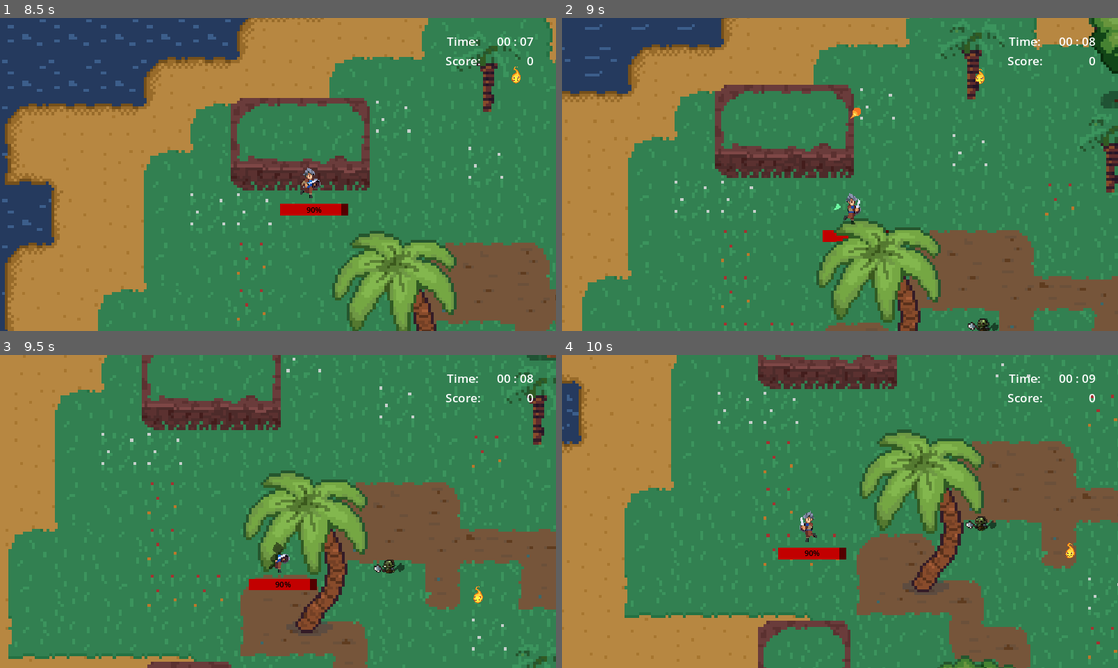
Above: before the commit, frames 1-4 (two rows, left to right).
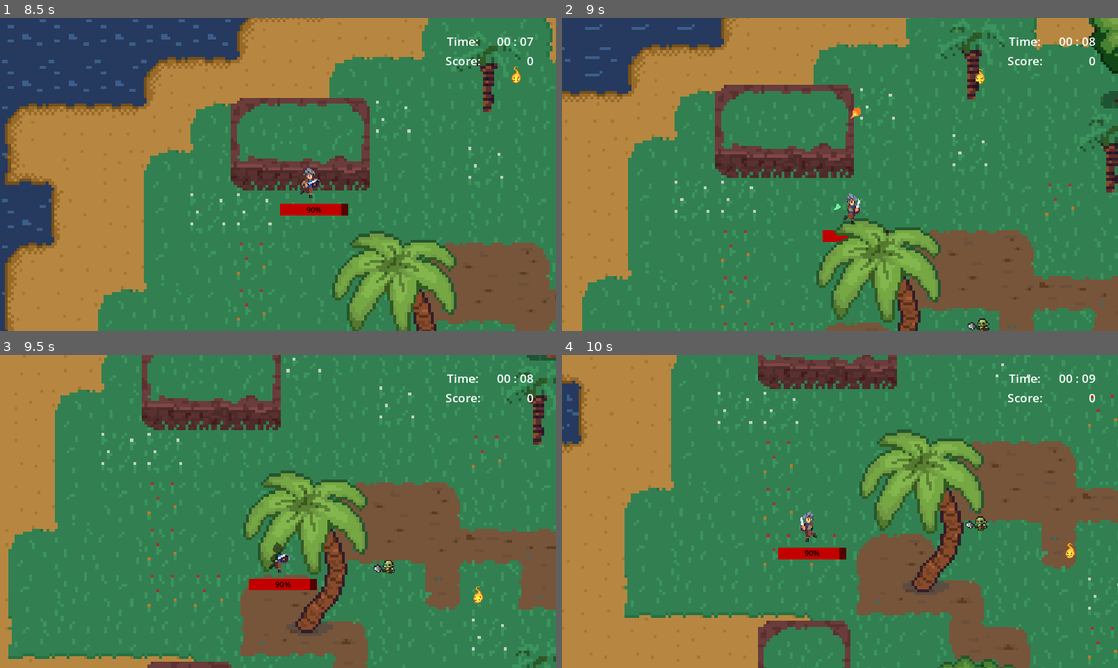
Above: after the commit, the same moments.

Repository: Maibo1608/Interaktive-Systeme
Game: Godot game, scene res://Scenes/main_menu.tscn
Two runs of this game, one before a commit and one after it. Both use one fixed random seed, a clock stepped at 60 frames per second and the inputs below.
Inputs:
- Up to frame 1 (8.5 s): click "Start" at 0.5 s; hold D (right) 1.28-2.03 s; tap Space (attack) every 0.75 s from 1.35 to 8.1 s; hold S (down) 2.03-2.78 s; hold D (right) 2.78-3.53 s; hold W (up) 3.53-4.28 s; hold A (left) 4.28-5.78 s; hold S (down) 5.78-6.53 s; hold D (right) 6.53-7.28 s; hold W (up) 7.28-8.03 s; hold D (right) from 8.03 s (still down)
- Up to frame 2 (9 s): release D (right) at 8.78 s; hold S (down) from 8.78 s (still down); tap Space (attack) at 8.85 s
- Up to frame 3 (9.5 s): keep holding S (down)
- Up to frame 4 (10 s): release S (down) at 9.53 s; hold A (left) from 9.53 s (still down); tap Space (attack) at 9.6 s

Frame 1 is identical in both runs. In frame 2, less than 0.1% of the frame differs, in the area x 74-79%, y 16-100%; in frame 3, less than 0.1%, in the area x 69-73%, y 65-70%; in frame 4, less than 0.1%.

Commit message:
fixed Enemy,Flame and 16 bit Orc Silhouette

Diff:
--- a/Scenes/Enemies/Enemy_Flame.tscn
+++ b/Scenes/Enemies/Enemy_Flame.tscn
@@ -1,10 +1,11 @@
-[gd_scene load_steps=28 format=3 uid="uid://b8uuruy3hcybn"]
+[gd_scene load_steps=30 format=3 uid="uid://b8uuruy3hcybn"]
 
 [ext_resource type="Script" path="res://Scripts/enemy.gd" id="1_0vnk1"]
 [ext_resource type="Texture2D" uid="uid://esbyh0s85a3r" path="res://Textures/Fire_Spirit/Idle.png" id="2_nxpjp"]
 [ext_resource type="Texture2D" uid="uid://ck5submy20xl8" path="res://Textures/Fire_Spirit/Dead.png" id="3_7ldrh"]
 [ext_resource type="Texture2D" uid="uid://barv8ftauu8ge" path="res://Textures/Fire_Spirit/Idle_2.png" id="3_183at"]
 [ext_resource type="Texture2D" uid="uid://c054g4ngupn0y" path="res://Textures/Fire_Spirit/Hurt.png" id="4_cl8he"]
+[ext_resource type="Shader" path="res://shaders/silhouette.gdshader" id="6_7spk4"]
 
 [sub_resource type="AtlasTexture" id="AtlasTexture_v3a25"]
 atlas = ExtResource("2_nxpjp")
@@ -168,6 +169,10 @@
 "name": &"idle2",
 "speed": 10.0
 }]
+
+[sub_resource type="ShaderMaterial" id="ShaderMaterial_w7pr7"]
+shader = ExtResource("6_7spk4")
+shader_parameter/silhouette_color = Color(0, 0, 0, 0.5)
 
 [sub_resource type="CapsuleShape2D" id="CapsuleShape2D_slj47"]
 radius = 10.22
@@ -184,9 +189,17 @@
 sprite_frames = SubResource("SpriteFrames_66c60")
 animation = &"hurt"
 
+[node name="silhouette" type="AnimatedSprite2D" parent="."]
+z_index = 100
+material = SubResource("ShaderMaterial_w7pr7")
+scale = Vector2(0.7, 0.7)
+sprite_frames = SubResource("SpriteFrames_66c60")
+animation = &"hurt"
+
 [node name="Hitbox" type="CollisionShape2D" parent="."]
 position = Vector2(0, 4)
 shape = SubResource("CapsuleShape2D_slj47")
 
 [connection signal="tree_exited" from="." to="." method="_on_tree_exited"]
 [connection signal="animation_finished" from="visuals" to="." method="_on_visuals_animation_finished"]
+[connection signal="animation_finished" from="silhouette" to="." method="_on_visuals_animation_finished"]
--- a/Scenes/Enemies/Enemy_Orc_16_Bit.tscn
+++ b/Scenes/Enemies/Enemy_Orc_16_Bit.tscn
@@ -193,6 +193,8 @@
 height = 36.0
 
 [node name="Enemy_Orc_16Bit" type="RigidBody2D"]
+z_index = 1
+y_sort_enabled = true
 collision_layer = 2
 collision_mask = 0
 gravity_scale = 0.0
@@ -204,7 +206,7 @@
 animation = &"idle2"
 
 [node name="silhouette" type="AnimatedSprite2D" parent="."]
-z_index = 99
+z_index = 100
 material = SubResource("ShaderMaterial_3ajfs")
 scale = Vector2(2, 2)
 sprite_frames = SubResource("SpriteFrames_66c60")
--- a/Scenes/Player_16_Bit.tscn
+++ b/Scenes/Player_16_Bit.tscn
@@ -382,6 +382,7 @@
 shape = SubResource("CapsuleShape2D_tg74n")
 
 [node name="hitbox" type="Area2D" parent="."]
+visible = false
 collision_mask = 3
 
 [node name="CollisionShape2D" type="CollisionShape2D" parent="hitbox"]
--- a/Scenes/world.tscn
+++ b/Scenes/world.tscn
@@ -2981,24 +2981,11 @@
 layer_0/name = "water"
 layer_0/tile_data = PackedInt32Array(-458762, 0, 1, -393226, 0, 1, -327690, 0, 1, -262154, 0, 1, -196618, 0, 1, -131082 …(14104 unchanged characters)…
 layer_1/name = "Ground"
-layer_1/enabled = true
-layer_1/modulate = Color(1, 1, 1, 1)
-layer_1/y_sort_enabled = false
-layer_1/y_sort_origin = 0
-layer_1/z_index = 0
 layer_1/tile_data = PackedInt32Array(7, 655360, 11, 65543, 655360, 2, 131079, 589824, 5, 196615, 655360, 11, 262151, 65 …(8104 unchanged characters)…
 layer_2/name = "cliffs"
-layer_2/enabled = true
-layer_2/modulate = Color(1, 1, 1, 1)
-layer_2/y_sort_enabled = false
-layer_2/y_sort_origin = 0
-layer_2/z_index = 0
 layer_2/tile_data = PackedInt32Array(-262130, 524288, 18, -262129, 327680, 19, -262128, 655360, 19, -262127, 589824, 20 …(1050 unchanged characters)…
 layer_3/name = "details"
-layer_3/enabled = true
-layer_3/modulate = Color(1, 1, 1, 1)
 layer_3/y_sort_enabled = true
-layer_3/y_sort_origin = 0
 layer_3/z_index = 1
 layer_3/tile_data = PackedInt32Array(-196601, 589824, 0, -65526, 589824, 0, 327690, 589824, 0, 65552, 786432, 2, 131077, 786432, 2, -327660, 786432, 2, 131084, 983040, 2, 589840, 983040, 2, 458758, 983040, 6, -262133, 983040, 6, 327700, 983040, 6)
 
--- a/Scripts/enemy.gd
+++ b/Scripts/enemy.gd
@@ -31,7 +31,10 @@
 		else:
 			visuals.flip_h = false
 		position = position + (global_position.direction_to(player.global_position) * speed * delta)
-
+	silhouette.animation = visuals.animation
+	silhouette.frame = visuals.frame
+	silhouette.flip_v = visuals.flip_v
+	silhouette.flip_h = visuals.flip_h
 
 func take_damage(amount: int)-> void:
 
--- a/project.godot
+++ b/project.godot
@@ -12,7 +12,7 @@
 
 config/name="Interaktive Systeme"
 run/main_scene="res://Scenes/main_menu.tscn"
-config/features=PackedStringArray("4.0", "GL Compatibility")
+config/features=PackedStringArray("4.2", "GL Compatibility")
 config/icon="res://icon.svg"
 
 [display]
